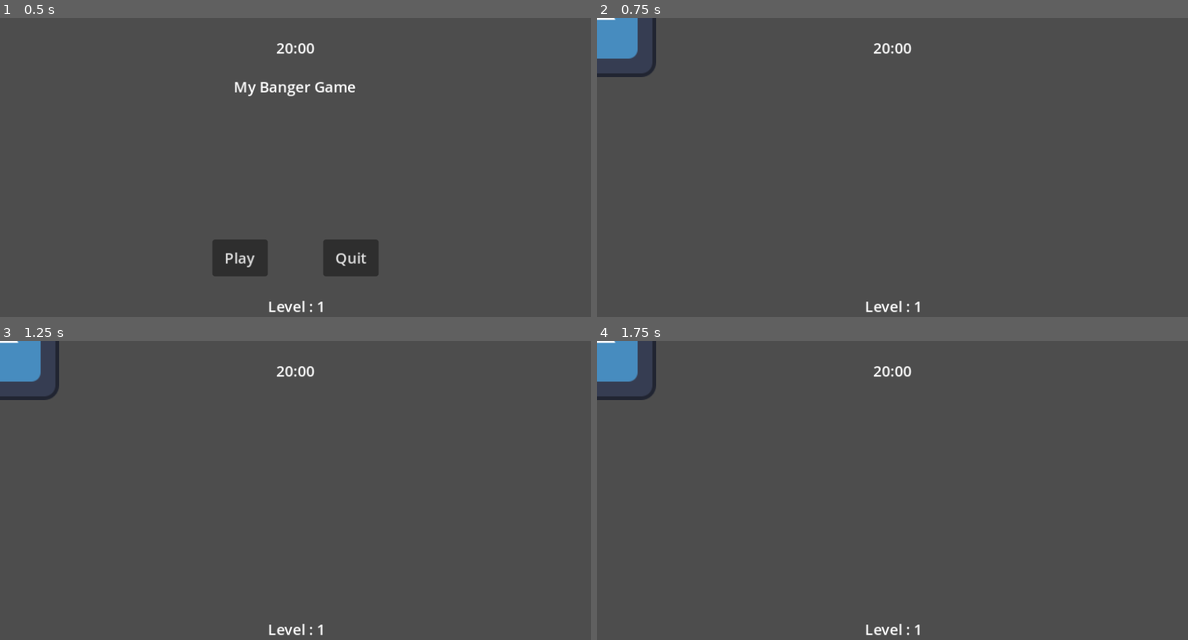
Above: before the commit, frames 1-4 (two rows, left to right).
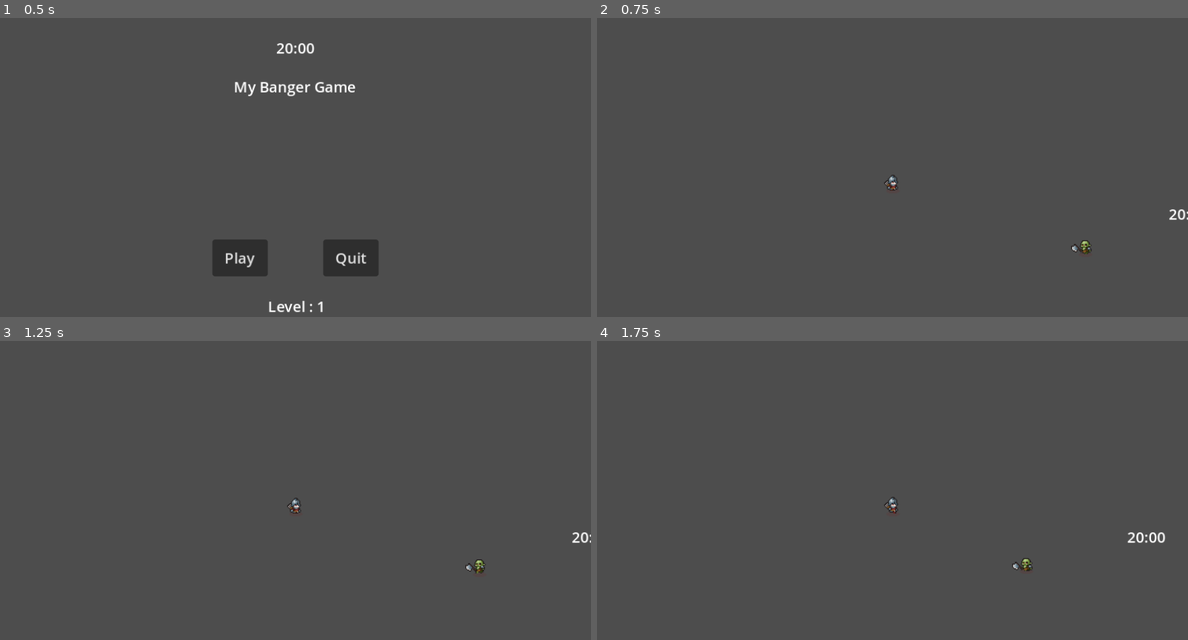
Above: after the commit, the same moments.

Repository: DreamEp/MFB
Game: Godot game, scene res://Scenes/main_scene.tscn
Same seed, same stepped clock (60 frames per second), same inputs: the game is played once before the commit and once after it. The engine's default icon, where the game draws it, is replaced by a stand-in: a white triangle on a blue panel in a dark square.
Inputs:
- Up to frame 1 (0.5 s): no input
- Up to frame 2 (0.75 s): click "Play" at 0.5 s
- Up to frame 3 (1.25 s): no input
- Up to frame 4 (1.75 s): hold D (right) from 1.28 s (still down)

Frame 1 is identical in both runs. In frame 2, 1.7% of the frame differs, in the area x 0-100%, y 0-99%; in frame 3, 1.7%; in frame 4, 1.8%, in the area x 0-97%, y 0-99%.

Commit message:
add our first scenes

Diff:
--- /dev/null
+++ b/Enemies/EnemyMovement.gd
@@ -0,0 +1,30 @@
+extends Node
+
+##########################################################
+# This is the enemy's movement controller.
+# Instead of placing all of the movement stuff inside
+# of the enemy, we move the code to a separate component
+##########################################################
+
+@onready var player : Player = get_tree().get_first_node_in_group("player")
+@onready var enemy : Enemy = get_owner()
+@onready var sprite2DEnemy : Sprite2D = get_parent().get_node("Sprite2D")
+@onready var walkAnimation : AnimationPlayer = get_parent().get_node("AnimationPlayer")
+
+func _ready():
+	walkAnimation.play("walk")
+
+func _physics_process(_delta):
+	#knockback = knockback.move_toward(Vector2.ZERO, knockback_recovery)
+	var velocity = enemy.velocity
+	var direction = enemy.global_position.direction_to(player.global_position)
+	velocity = direction * enemy.movemement_speed
+	#velocity += knockback
+	enemy.velocity = velocity
+	enemy.move_and_slide()
+
+	#There we get a gap so it don't flip permanently
+	if direction.x > 0.1:
+		sprite2DEnemy.flip_h = false
+	elif direction.x < 0.1:
+		sprite2DEnemy.flip_h = true
--- /dev/null
+++ b/Enemies/enemy.gd
@@ -0,0 +1,15 @@
+extends CharacterBody2D
+class_name Enemy
+
+@export_group("Stat Values")
+@export var movemement_speed = 20
+@export var health = 10
+@export var enemy_damage = 1
+@export var knockback_recovery = 3
+@export var kobold_armor = 2
+@export var min_experience = 0
+@export var max_experience = 5
+
+# Called when the node enters the scene tree for the first time.
+func _ready():
+	pass
--- /dev/null
+++ b/Enemies/enemy.tscn
@@ -0,0 +1,75 @@
+[gd_scene load_steps=10 format=3 uid="uid://bkwl467oahx1d"]
+
+[ext_resource type="Script" path="res://Enemies/enemy.gd" id="1_ahxew"]
+[ext_resource type="Texture2D" uid="uid://dyhbo6wa08k6g" path="res://Art/Orc-Walk.png" id="1_bm8ql"]
+[ext_resource type="PackedScene" uid="uid://b0ocfd88fjt3j" path="res://Util/Components/health_component.tscn" id="2_olcmw"]
+[ext_resource type="PackedScene" uid="uid://caufekfovd6qa" path="res://Util/Components/hitbox_component.tscn" id="3_fg14w"]
+[ext_resource type="Script" path="res://Enemies/EnemyMovement.gd" id="4_ctsao"]
+
+[sub_resource type="CircleShape2D" id="CircleShape2D_oprx6"]
+radius = 9.05539
+
+[sub_resource type="Animation" id="Animation_1drtg"]
+length = 0.001
+tracks/0/type = "value"
+tracks/0/imported = false
+tracks/0/enabled = true
+tracks/0/path = NodePath("Sprite2D:frame")
+tracks/0/interp = 1
+tracks/0/loop_wrap = true
+tracks/0/keys = {
+"times": PackedFloat32Array(0),
+"transitions": PackedFloat32Array(1),
+"update": 1,
+"values": [0]
+}
+
+[sub_resource type="Animation" id="Animation_wqkbw"]
+resource_name = "walk"
+length = 2.8
+loop_mode = 1
+step = 0.2
+tracks/0/type = "value"
+tracks/0/imported = false
+tracks/0/enabled = true
+tracks/0/path = NodePath("Sprite2D:frame")
+tracks/0/interp = 1
+tracks/0/loop_wrap = true
+tracks/0/keys = {
+"times": PackedFloat32Array(0.4, 0.6, 0.8, 1, 1.2, 1.4, 1.6, 1.8, 2, 2.2, 2.4, 2.6),
+"transitions": PackedFloat32Array(1, 1, 1, 1, 1, 1, 1, 1, 1, 1, 1, 1),
+"update": 1,
+"values": [0, 1, 2, 3, 4, 5, 6, 5, 4, 3, 2, 1]
+}
+
+[sub_resource type="AnimationLibrary" id="AnimationLibrary_7dqbe"]
+_data = {
+"RESET": SubResource("Animation_1drtg"),
+"walk": SubResource("Animation_wqkbw")
+}
+
+[node name="Enemy" type="CharacterBody2D"]
+script = ExtResource("1_ahxew")
+
+[node name="Sprite2D" type="Sprite2D" parent="."]
+texture = ExtResource("1_bm8ql")
+hframes = 8
+
+[node name="HealthComponent" parent="." instance=ExtResource("2_olcmw")]
+
+[node name="EnemyMovement" type="Node" parent="."]
+script = ExtResource("4_ctsao")
+
+[node name="HitboxComponent" parent="." node_paths=PackedStringArray("health_component") instance=ExtResource("3_fg14w")]
+collision_layer = 4
+collision_mask = 0
+health_component = NodePath("../HealthComponent")
+
+[node name="CollisionShape2D" type="CollisionShape2D" parent="HitboxComponent"]
+position = Vector2(4, 0)
+shape = SubResource("CircleShape2D_oprx6")
+
+[node name="AnimationPlayer" type="AnimationPlayer" parent="."]
+libraries = {
+"": SubResource("AnimationLibrary_7dqbe")
+}
--- /dev/null
+++ b/Player/PlayerMovement.gd
@@ -0,0 +1,39 @@
+extends Node
+
+##########################################################
+# This is the player's movement controller.
+# Instead of placing all of the movement stuff inside
+# of the player, we move the code to a separate component
+##########################################################
+
+@onready var player : Player = get_owner()
+@onready var sprite2Dplayer : Sprite2D = get_node("%Sprite2D")
+@onready var WalkTimer : Timer = get_node("%WalkTimer")
+
+
+func _physics_process(_delta):
+	var velocity = player.velocity
+	var x_move = Input.get_action_strength("right") - Input.get_action_strength("left")
+	var y_move = Input.get_action_strength("down") - Input.get_action_strength("up") #Attention le mouvement sur l'axe y est inversé sur Godot donc bien faire down - up !
+	var move = Vector2(x_move, y_move) #Définit le vector du mouvement en interpretant x, et y (direction)
+
+	#Ici on comare la position X du vector, si elle est positif on va a droite, et on flip alors notre personnage vers la bonne direction
+	if move.x < 0:
+		sprite2Dplayer.flip_h = true
+	#Sinon on ne le flip pas si on va a gauche
+	elif move.x > 0:
+		sprite2Dplayer.flip_h = false
+
+	#Ici on fait l'annimation de la marche en jouant sur les frames (2)
+	if move != Vector2.ZERO: #On verifie si on bouge ou non
+		if WalkTimer.is_stopped(): #Si le WalkTimer est arreté
+			if sprite2Dplayer.frame >= sprite2Dplayer.hframes - 1: #Frame start to 0 and hframe at 2 that's why we set -1
+				sprite2Dplayer.frame = 0 #It reset it to 0
+			else:
+				sprite2Dplayer.frame += 1 #It increase the frame by 1
+			WalkTimer.start()
+	# Reassign velocity and move the player
+
+	velocity = move.normalized()*player.movement_speed #Définit la physique du mouvement, la vitesse etc | Normalized permet de se déplacer de la meme vitesse en diagonale sinon on serait plus rapide
+	player.velocity = velocity
+	player.move_and_slide()
--- /dev/null
+++ b/Player/Weapon.gd
@@ -0,0 +1,24 @@
+extends Node2D
+
+var attack_damage := 10.0
+var knockback_force := 100.0
+var stun_time := 1.5
+
+# Called when the node enters the scene tree for the first time.
+func _ready():
+	pass # Replace with function body.
+
+# Called every frame. 'delta' is the elapsed time since the previous frame.
+func _process(_delta):
+	pass
+
+func _on_hitbox_area_entered(area):
+	if area is HitboxComponent:
+		var hitbox : HitboxComponent = area
+		var attack = Attack.new()
+		attack.attack_damage = attack_damage
+		attack.knockback_force = knockback_force
+		attack.attack_position = global_position
+		attack.stun_time = stun_time
+
+		hitbox.damage(attack)
--- /dev/null
+++ b/Player/player.gd
@@ -0,0 +1,6 @@
+extends CharacterBody2D
+class_name Player
+
+@export_group("Speed Values")
+@export var movement_speed := 100.0
+@export var acceleration_time := 0.1
--- /dev/null
+++ b/Player/player.tscn
@@ -0,0 +1,43 @@
+[gd_scene load_steps=8 format=3 uid="uid://b48nchocyocqp"]
+
+[ext_resource type="Script" path="res://Player/player.gd" id="1_1nmtv"]
+[ext_resource type="Texture2D" uid="uid://byd3vggd67ke6" path="res://Art/Soldier-Walk.png" id="1_el0db"]
+[ext_resource type="PackedScene" uid="uid://b0ocfd88fjt3j" path="res://Util/Components/health_component.tscn" id="4_hpyvg"]
+[ext_resource type="PackedScene" uid="uid://cf6xqn3g7e5e2" path="res://Player/weapon.tscn" id="4_q5yqg"]
+[ext_resource type="PackedScene" uid="uid://caufekfovd6qa" path="res://Util/Components/hitbox_component.tscn" id="5_hs5nc"]
+[ext_resource type="Script" path="res://Player/PlayerMovement.gd" id="5_o175c"]
+
+[sub_resource type="RectangleShape2D" id="RectangleShape2D_lw0o3"]
+size = Vector2(12, 16)
+
+[node name="Player" type="CharacterBody2D" groups=["player"]]
+script = ExtResource("1_1nmtv")
+
+[node name="Sprite2D" type="Sprite2D" parent="."]
+unique_name_in_owner = true
+texture = ExtResource("1_el0db")
+hframes = 8
+frame = 7
+
+[node name="Camera2D" type="Camera2D" parent="."]
+
+[node name="PlayerMovement" type="Node" parent="."]
+script = ExtResource("5_o175c")
+
+[node name="WalkTimer" type="Timer" parent="PlayerMovement"]
+unique_name_in_owner = true
+wait_time = 0.2
+one_shot = true
+
+[node name="HealthComponent" parent="." instance=ExtResource("4_hpyvg")]
+
+[node name="HitboxComponent" parent="." node_paths=PackedStringArray("health_component") instance=ExtResource("5_hs5nc")]
+collision_layer = 2
+collision_mask = 0
+health_component = NodePath("../HealthComponent")
+
+[node name="CollisionShape2D" type="CollisionShape2D" parent="HitboxComponent"]
+position = Vector2(0, -1)
+shape = SubResource("RectangleShape2D_lw0o3")
+
+[node name="Weapon" parent="." instance=ExtResource("4_q5yqg")]
--- /dev/null
+++ b/Player/weapon.tscn
@@ -0,0 +1,16 @@
+[gd_scene load_steps=2 format=3 uid="uid://cf6xqn3g7e5e2"]
+
+[ext_resource type="Script" path="res://Player/Weapon.gd" id="1_mxq3i"]
+
+[node name="Weapon" type="Node2D"]
+script = ExtResource("1_mxq3i")
+
+[node name="AnimationPlayer" type="AnimationPlayer" parent="."]
+
+[node name="Hitbox" type="Area2D" parent="."]
+
+[node name="CollisionShape2D" type="CollisionShape2D" parent="Hitbox"]
+
+[node name="AttackTimer" type="Timer" parent="."]
+
+[connection signal="area_entered" from="Hitbox" to="." method="_on_hitbox_area_entered"]
--- a/Scenes/MainScene.gd
+++ b/Scenes/MainScene.gd
@@ -22,14 +22,14 @@
 func load_scene(scene_name : String):
 	unload_scene()
 	menu.visible = false
-	var scene_path := "res://Scenes/" + scene_name
+	var scene_path := "res://Scenes/%s.tscn" % scene_name
 	var scene_resource := load(scene_path)
 	if(scene_resource):
 		scene_instance = scene_resource.instantiate()
 		main_2d.add_child(scene_instance)
 
 func _on_play_pressed():
-	load_scene("world.tscn")
+	load_scene("world")
 
 func _on_quit_pressed():
 	get_tree().quit()
--- a/Scenes/world.tscn
+++ b/Scenes/world.tscn
@@ -1,8 +1,11 @@
-[gd_scene load_steps=2 format=3 uid="uid://0q77ksscaho5"]
+[gd_scene load_steps=3 format=3 uid="uid://0q77ksscaho5"]
 
-[ext_resource type="Texture2D" uid="uid://ywij2rnwq47s" path="res://icon.svg" id="1_gbr3o"]
+[ext_resource type="PackedScene" uid="uid://b48nchocyocqp" path="res://Player/player.tscn" id="1_13lbo"]
+[ext_resource type="PackedScene" uid="uid://bkwl467oahx1d" path="res://Enemies/enemy.tscn" id="2_5su7r"]
 
 [node name="World" type="Node2D"]
 
-[node name="Sprite2D" type="Sprite2D" parent="."]
-texture = ExtResource("1_gbr3o")
+[node name="Player" parent="." instance=ExtResource("1_13lbo")]
+
+[node name="Enemy" parent="." instance=ExtResource("2_5su7r")]
+position = Vector2(213, 70)
--- /dev/null
+++ b/Util/Classes/attack.gd
@@ -0,0 +1,6 @@
+class_name Attack
+
+# Strictly a data class, used for passing attack information
+# between hurtboxes and hitboxes
+
+var damage := 10.0
--- /dev/null
+++ b/Util/Components/HealthComponent.gd
@@ -0,0 +1,18 @@
+extends Node2D
+class_name HealthComponent
+
+@export var MAX_HEALTH := 20.0
+var health : float
+
+# Called when the node enters the scene tree for the first time.
+func _ready():
+	health = MAX_HEALTH
+
+# Called every frame. 'delta' is the elapsed time since the previous frame.
+func _process(_delta):
+	pass
+
+func damage(attack: Attack):
+	health -= attack.attack_damage
+	if health <= 0:
+		get_parent().queue_free()
--- /dev/null
+++ b/Util/Components/HitboxComponent.gd
@@ -0,0 +1,16 @@
+extends Area2D
+class_name HitboxComponent
+
+@export var health_component : HealthComponent
+
+# Called when the node enters the scene tree for the first time.
+func _ready():
+	pass # Replace with function body.
+
+# Called every frame. 'delta' is the elapsed time since the previous frame.
+func _process(_delta):
+	pass
+
+func damage(attack: Attack):
+	if health_component:
+		health_component.damage(attack)
--- /dev/null
+++ b/Util/Components/health_component.tscn
@@ -0,0 +1,6 @@
+[gd_scene load_steps=2 format=3 uid="uid://b0ocfd88fjt3j"]
+
+[ext_resource type="Script" path="res://Util/Components/HealthComponent.gd" id="1_iklu6"]
+
+[node name="HealthComponent" type="Node2D"]
+script = ExtResource("1_iklu6")
--- /dev/null
+++ b/Util/Components/hitbox_component.tscn
@@ -0,0 +1,6 @@
+[gd_scene load_steps=2 format=3 uid="uid://caufekfovd6qa"]
+
+[ext_resource type="Script" path="res://Util/Components/HitboxComponent.gd" id="1_0t423"]
+
+[node name="HitboxComponent" type="Area2D"]
+script = ExtResource("1_0t423")
Binary file added: Art/Orc-Walk.png
Not shown, added: Art/Orc-Walk.png.import
Binary file added: Art/Soldier-Walk.png
Not shown, added: Art/Soldier-Walk.png.import
Binary file added: Art/Soldier.png
Not shown, added: Art/Soldier.png.import
Binary file added: Orc-Walk.png
Not shown, added: Orc-Walk.png.import
Not shown, added: Player/pla50C8.tmp
Not shown, added: Player/pla6C9D.tmp
